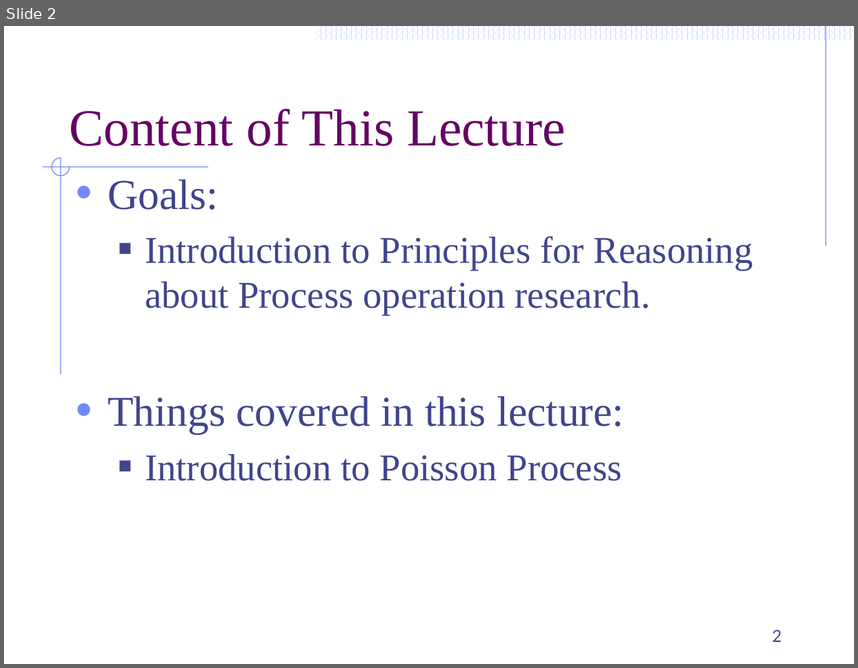
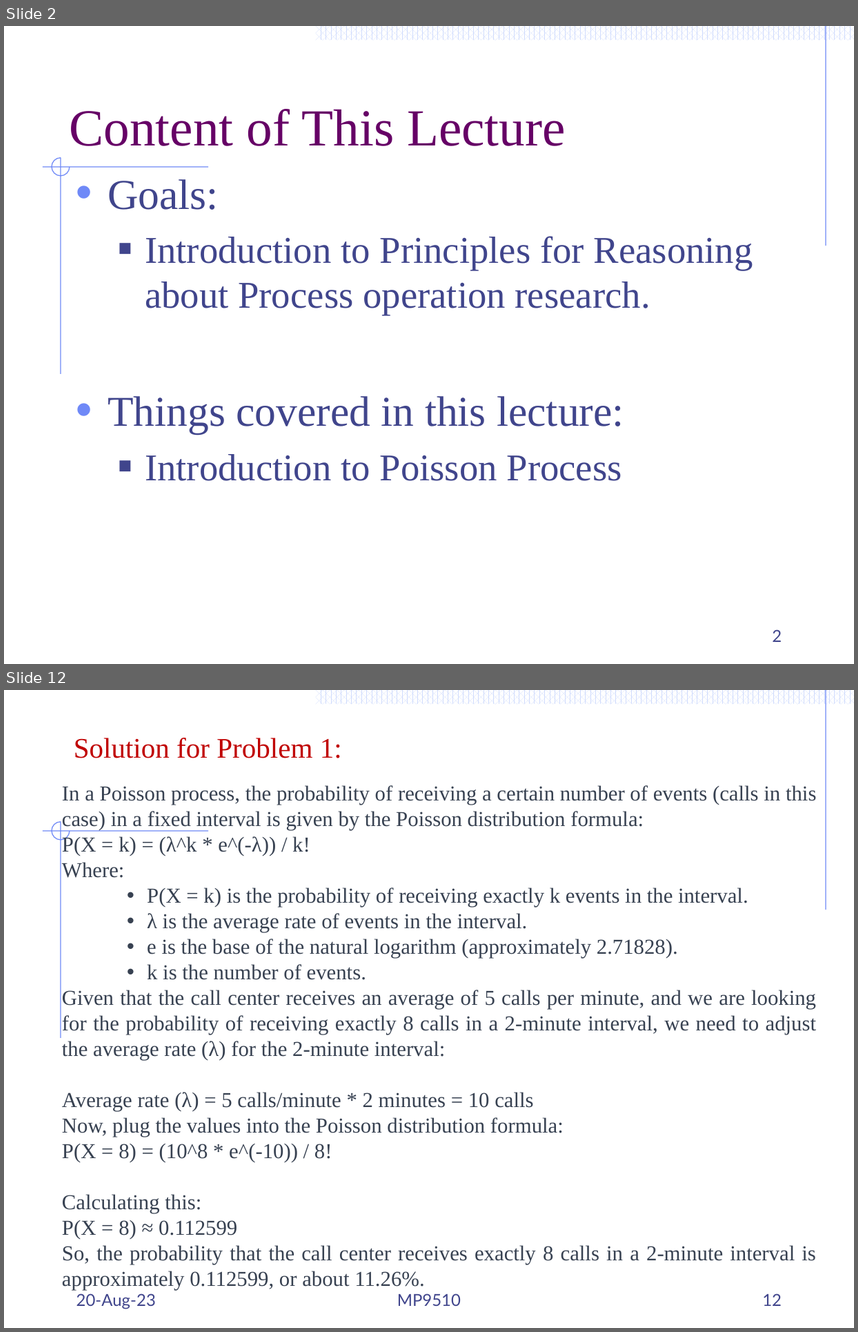
Before and after one commit to Mayooran1987/MC9510, a slide deck: Lect_2_Poisson process.pptx. Shown one above the other, each under a label of ours: slide 2 before the commit, slides 2 and 12 after it; the slides between them are not shown. The pictures are 858x668 and 858x1332 pixels, drawn with LibreOffice and Linux fonts; fonts in the diff are those of the drawing. Boxes give left, top, right and bottom in pixels: in the first picture for what was removed or moved away, otherwise in the second. Text is boxed around its words. In the diff, an @@ line names an element or a change of style, - is before the commit and + after.

```diff
--- a/Lect_2_Poisson process.pptx
+++ b/Lect_2_Poisson process.pptx
@@ slide 12 added at (4,690,854,1328), background #FFFFFF; not listed: 56 template elements that a slide beside it also shows @@
@@ text added at (74,738,342,758), 24 pt, text #C00000 @@
+Solution for Problem 1:
@@ text added at (62,785,816,1290), 18 pt, text #374151 @@
+In a Poisson process, the probability of receiving a certain number of events (calls in this case) in a fixed interval is given by the Poisson distribution formula:
+P(X = k) = (λ^k * e^(-λ)) / k!
+Where:
+    • P(X = k) is the probability of receiving exactly k events in the interval.
+    • λ is the average rate of events in the interval.
+    • e is the base of the natural logarithm (approximately 2.71828).
+    • k is the number of events.
+Given that the call center receives an average of 5 calls per minute, and we are looking for the probability of receiving exactly 8 calls in a 2-minute interval, we need to adjust the average rate (λ) for the 2-minute interval:
+Average rate (λ) = 5 calls/minute * 2 minutes = 10 calls
+Now, plug the values into the Poisson distribution formula:
+P(X = 8) = (10^8 * e^(-10)) / 8!
+Calculating this:
+P(X = 8) ≈ 0.112599
+So, the probability that the call center receives exactly 8 calls in a 2-minute interval is approximately 0.112599, or about 11.26%.
@@ text added at (76,1293,156,1309), 14 pt, text #40458C @@
+20-Aug-23
@@ text added at (397,1293,461,1305), 14 pt, text #40458C @@
+MP9510
@@ page number added at (762,1293,782,1305), 14 pt, text #40458C @@
+12
```
Also in this commit, not shown: 15 slides changed, 3 other slides added, 1 slide removed, 1 other file.
